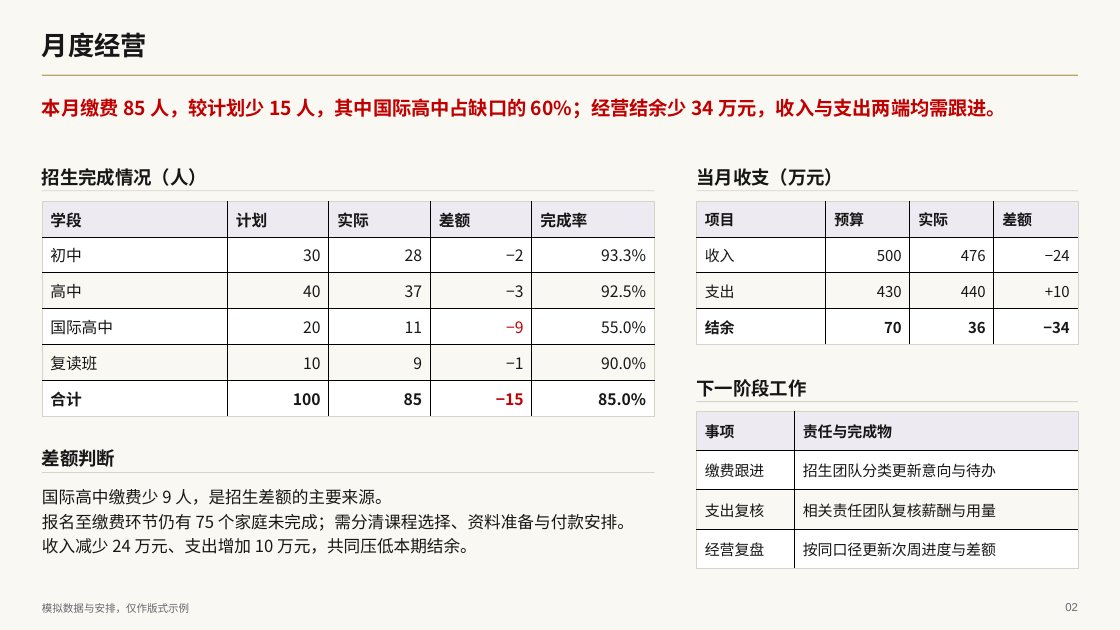
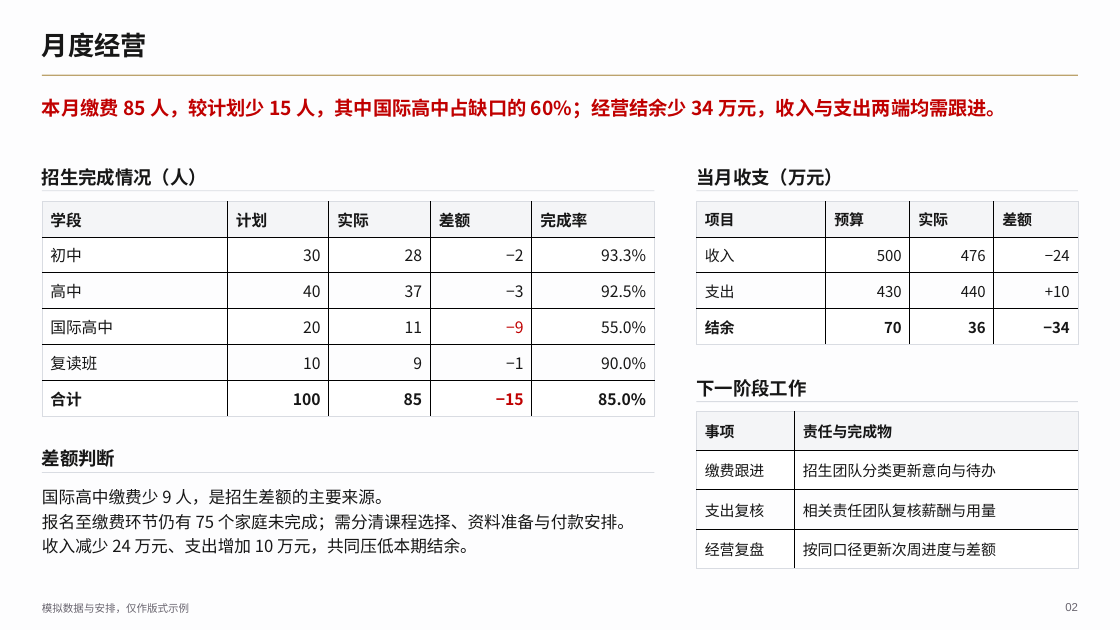
Before and after one commit to 2503668375-boop/hualang-ppt-skill, a slide deck: slide 2 of artifact-template-hualang-school/assets/reference.pptx. Drawn at 1120x630 pixels with LibreOffice and Linux fonts; fonts in the diff are those of the drawing; background and template pictures are left out. Boxes give left, top, right and bottom in pixels: in the first picture for what was removed or moved away, otherwise in the second. Text is boxed around its words. In the diff, an @@ line names an element or a change of style, - is before the commit and + after.

```diff
--- a/artifact-template-hualang-school/assets/reference.pptx
+++ b/artifact-template-hualang-school/assets/reference.pptx
@@ background #FAF8F3 to #FDFDFE @@
@@ table at (42,202,655,417) @@
@@ fill #EEEAF1 to #F4F5F7 in row 1 @@
@@ fill #FAF8F3 to #FDFDFE in 10 cells @@
@@ borders changed @@
@@ line (42, 191) - (655, 191): stroke #D8D3CA 0.75 pt to #D9DCE2 0.75 pt @@
@@ table at (697,202,1078,345) @@
@@ fill #EEEAF1 to #F4F5F7 in row 1 @@
@@ fill #FAF8F3 to #FDFDFE in row 3 @@
@@ borders changed @@
@@ line (697, 191) - (1078, 191): stroke #D8D3CA 0.75 pt to #D9DCE2 0.75 pt @@
@@ table at (697,412,1079,570) @@
@@ fill #EEEAF1 to #F4F5F7 in row 1 @@
@@ fill #FAF8F3 to #FDFDFE in row 3 @@
@@ borders changed @@
@@ line (697, 402) - (1078, 402): stroke #D8D3CA 0.75 pt to #D9DCE2 0.75 pt @@
@@ line (42, 472) - (655, 472): stroke #D8D3CA 0.75 pt to #D9DCE2 0.75 pt @@
```
Also in this commit, not shown: 12 other slides changed, 20 other files.
